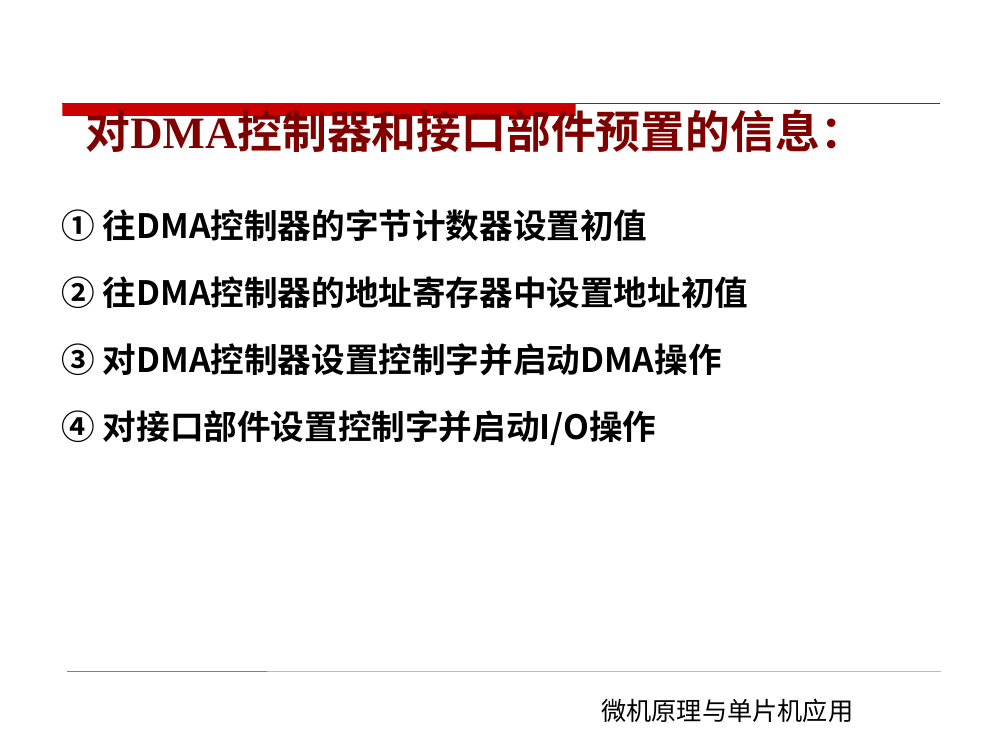
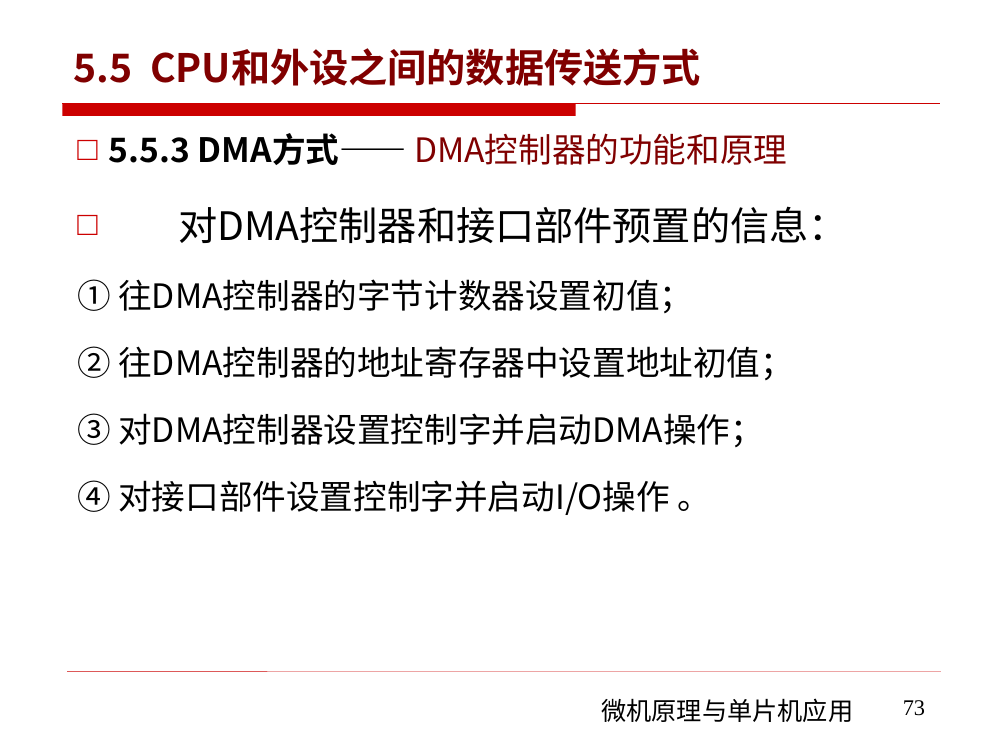
Before and after one commit to rshouc/Microcomputer, a slide deck: slide 73 of PPT/The Principle of Microcomputer/第五章 微机原理（微机和外设的数据传输) .pptx. Drawn at 1008x756 pixels with LibreOffice and Linux fonts; fonts in the diff are those of the drawing; background and template pictures are left out. Boxes give left, top, right and bottom in pixels: in the first picture for what was removed or moved away, otherwise in the second. Text is boxed around its words. In the diff, an @@ line names an element or a change of style, - is before the commit and + after.

```diff
--- a/PPT/The Principle of Microcomputer/第五章 微机原理（微机和外设的数据传输) .pptx
+++ b/PPT/The Principle of Microcomputer/第五章 微机原理（微机和外设的数据传输) .pptx
@@ title added at [73,48,701,86], 28 pt, text #800000, bold @@
+5.5 CPU和外设之间的数据传送方式
@@ title removed at [86,103,865,152] @@
-对DMA控制器和接口部件预置的信息：
@@ text at [77,133,848,515]: text changed @@
-① 往DMA控制器的字节计数器设置初值
-② 往DMA控制器的地址寄存器中设置地址初值
-③ 对DMA控制器设置控制字并启动DMA操作
-④ 对接口部件设置控制字并启动I/O操作
+□ 5.5.3 DMA方式—— DMA控制器的功能和原理
+□ 对DMA控制器和接口部件预置的信息：
+① 往DMA控制器的字节计数器设置初值；
+② 往DMA控制器的地址寄存器中设置地址初值；
+③ 对DMA控制器设置控制字并启动DMA操作；
+④ 对接口部件设置控制字并启动I/O操作 。
@@ page number added at [903,700,925,716], 16 pt, text #000000 @@
+73
```
Also in this commit, not shown: 16 other slides changed, 2 slides added, 1 slide removed.
